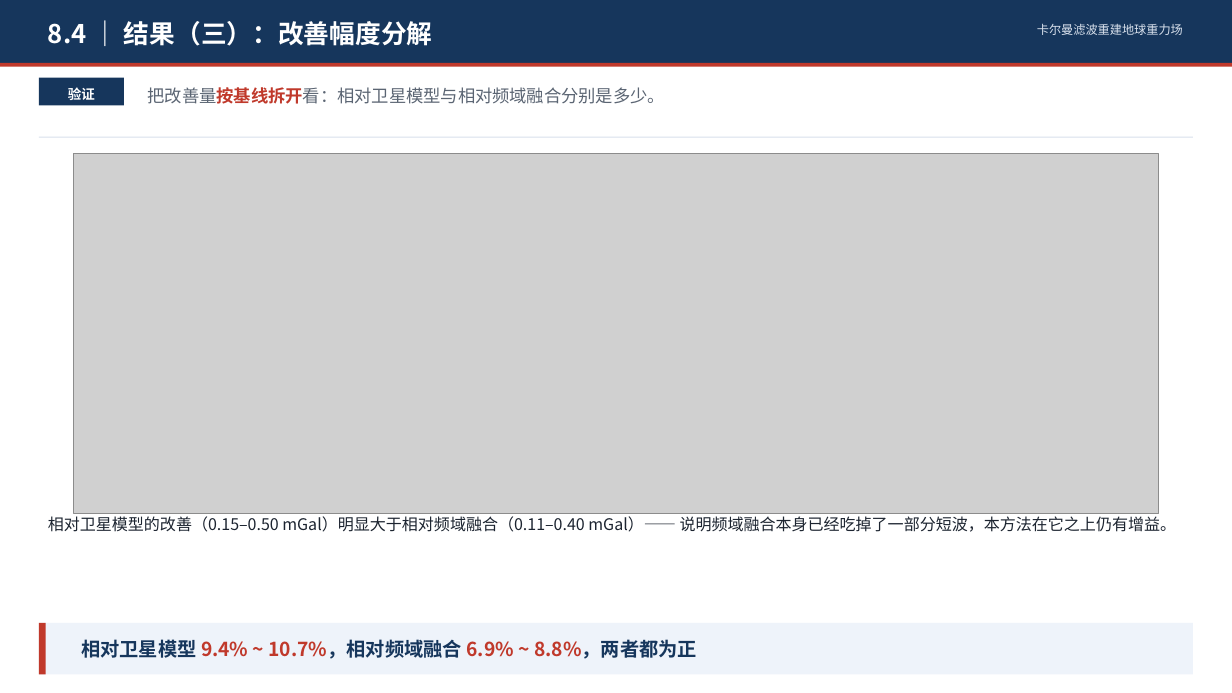
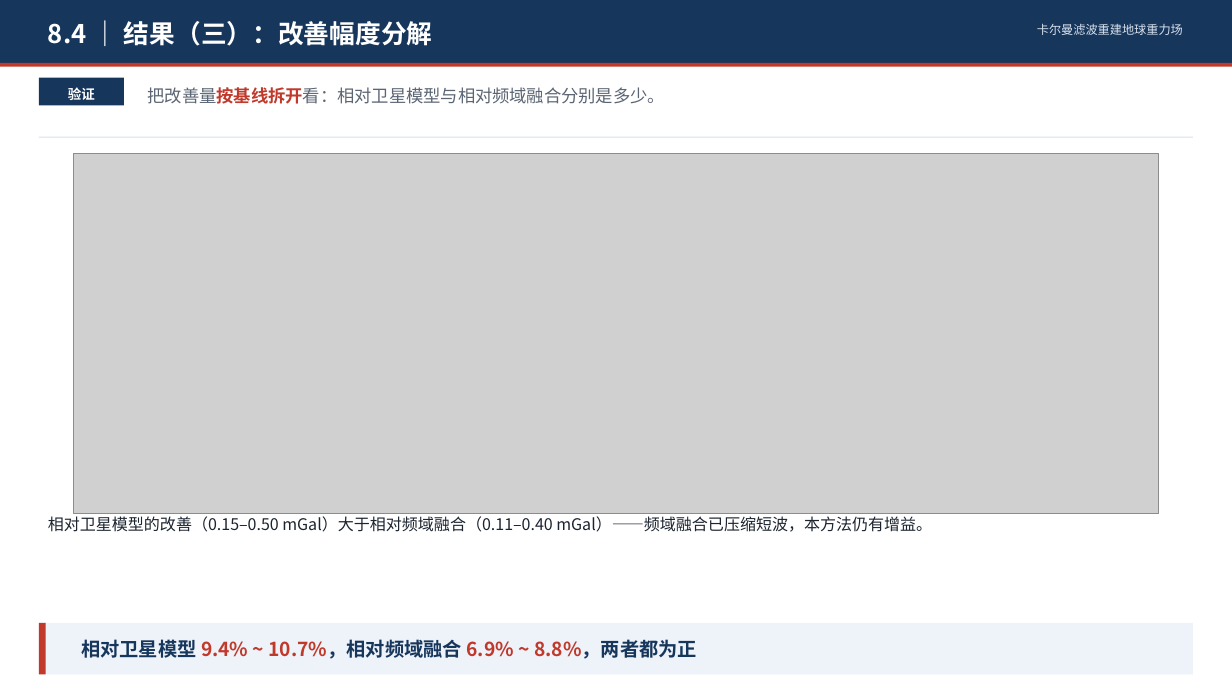
Before and after one commit to shuyunkai/kalman_gravity, a slide deck: slide 15 of ppt/卡尔曼滤波重建地球重力场_含研究内容.pptx. Drawn at 1232x693 pixels with LibreOffice and Linux fonts; fonts in the diff are those of the drawing; grey boxes stand for pictures. Boxes give left, top, right and bottom in pixels: in the first picture for what was removed or moved away, otherwise in the second. Text is boxed around its words. In the diff, an @@ line names an element or a change of style, - is before the commit and + after.

```diff
--- a/ppt/卡尔曼滤波重建地球重力场_含研究内容.pptx
+++ b/ppt/卡尔曼滤波重建地球重力场_含研究内容.pptx
@@ text at [48, 516, 932, 532]: text changed @@
-相对卫星模型的改善（0.15–0.50 mGal）明显大于相对频域融合（0.11–0.40 mGal）—— 说明频域融合本身已经吃掉了一部分短波，本方法在它之上仍有增益。
+相对卫星模型的改善（0.15–0.50 mGal）大于相对频域融合（0.11–0.40 mGal）——频域融合已压缩短波，本方法仍有增益。
```
Also in this commit, not shown: 1 other slide changed, 7 other files.
